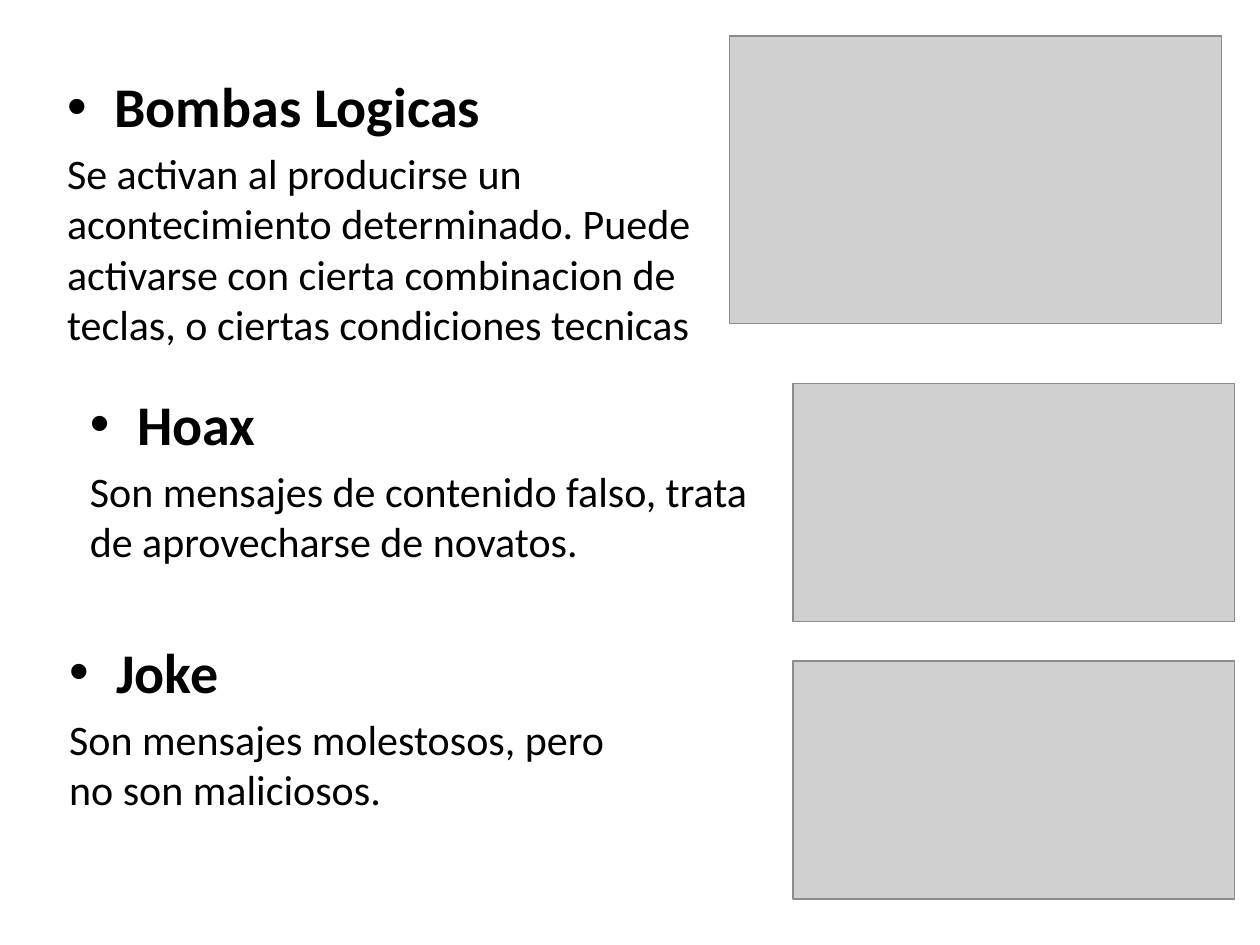
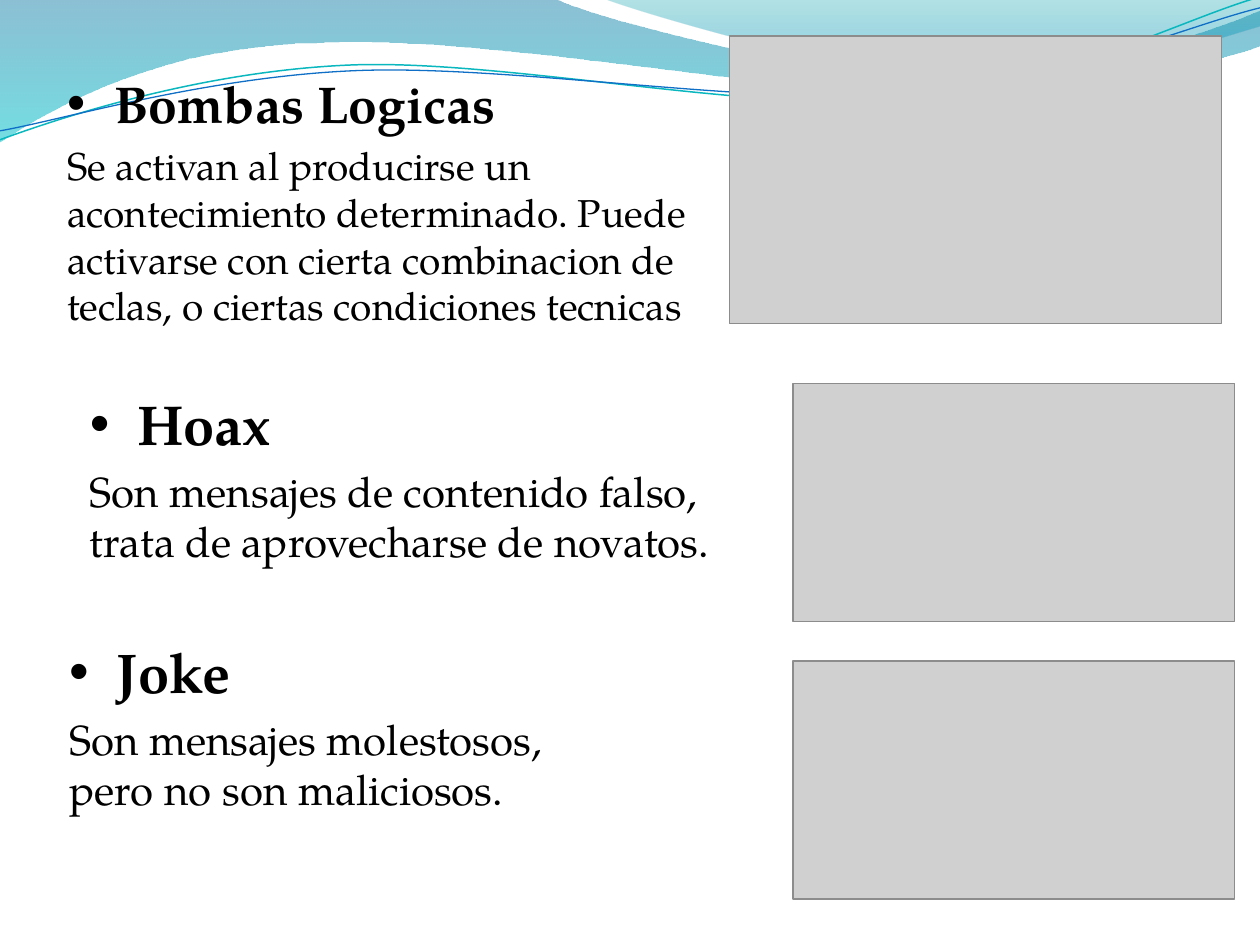
Before and after one commit to kleberloayzacastro/universidad, a slide deck: slide 11 of 2015-2016/clases/informatica_basica/clase_6/virus/clase_6_virus.pptx. Drawn at 1260x945 pixels with LibreOffice and Linux fonts; fonts in the diff are those of the drawing; grey boxes stand for pictures; background and template pictures are left out. Boxes give left, top, right and bottom in pixels: in the first picture for what was removed or moved away, otherwise in the second. Text is boxed around its words. In the diff, an @@ line names an element or a change of style, - is before the commit and + after.

```diff
--- a/2015-2016/clases/informatica_basica/clase_6/virus/clase_6_virus.pptx
+++ b/2015-2016/clases/informatica_basica/clase_6/virus/clase_6_virus.pptx
@@ freeform shape added at (0, 0, 1260, 142), fill gradient #0074A1 to #00C6CF @@
@@ freeform shape added at (0, 0, 1260, 147), outline #0AB8BF 0.85 pt @@
@@ freeform shape added at (0, 8, 1260, 141), outline #0F6FC6 0.75 pt @@
@@ freeform shape added at (604, 0, 1260, 87), fill gradient #00A1A9 to #008BBF @@
@@ text "Bombas Logicas" at (67, 69, 686, 326): size 32 to 29.6 pt in "Bombas Logicas"; font Calibri to TeX Gyre Pagella, size 24 to 22.2 pt @@
@@ text "Hoax" at (90, 406, 708, 569): font Calibri to TeX Gyre Pagella @@
@@ text "Joke" at (69, 652, 542, 817): font Calibri to TeX Gyre Pagella @@
```
Also in this commit, not shown: 12 other slides changed, 4 slides added, 1 other file.
